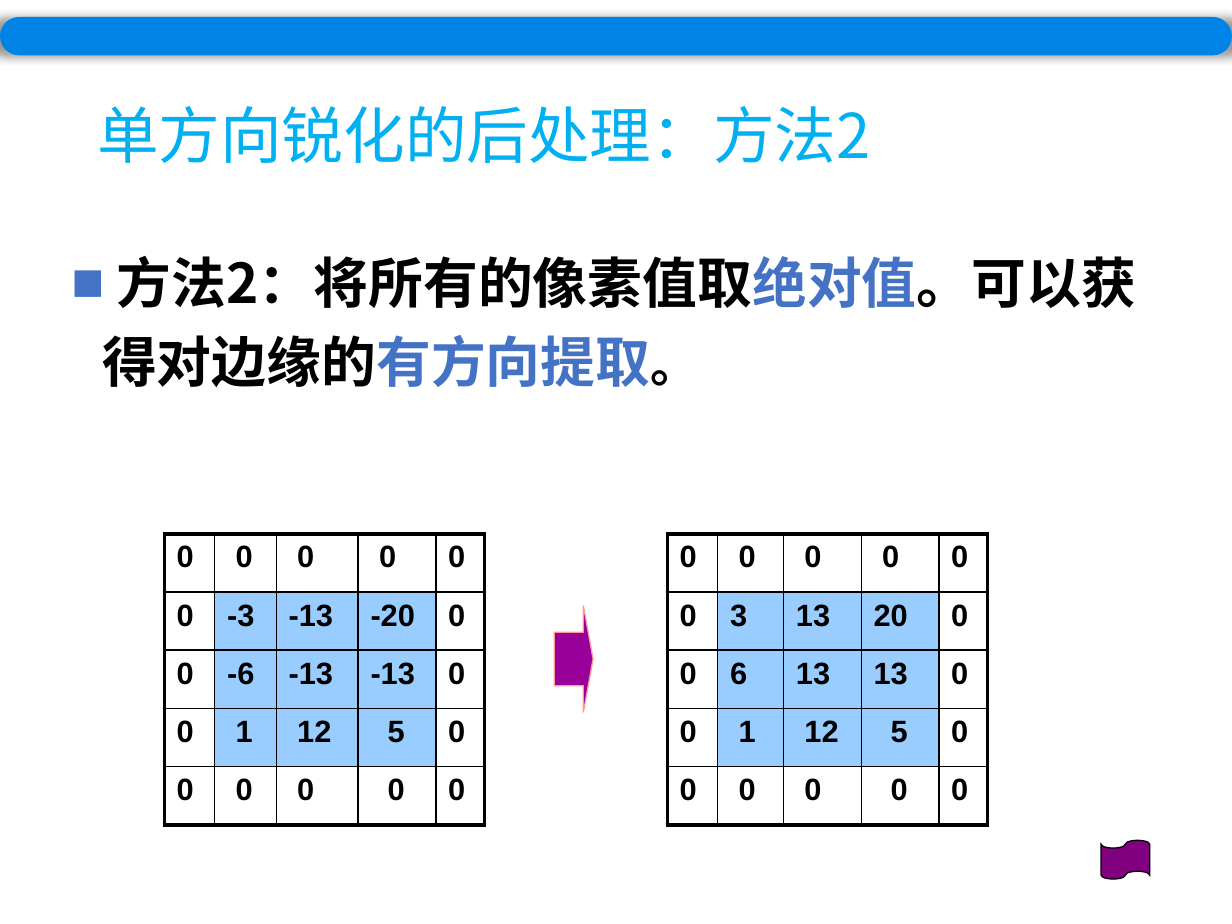
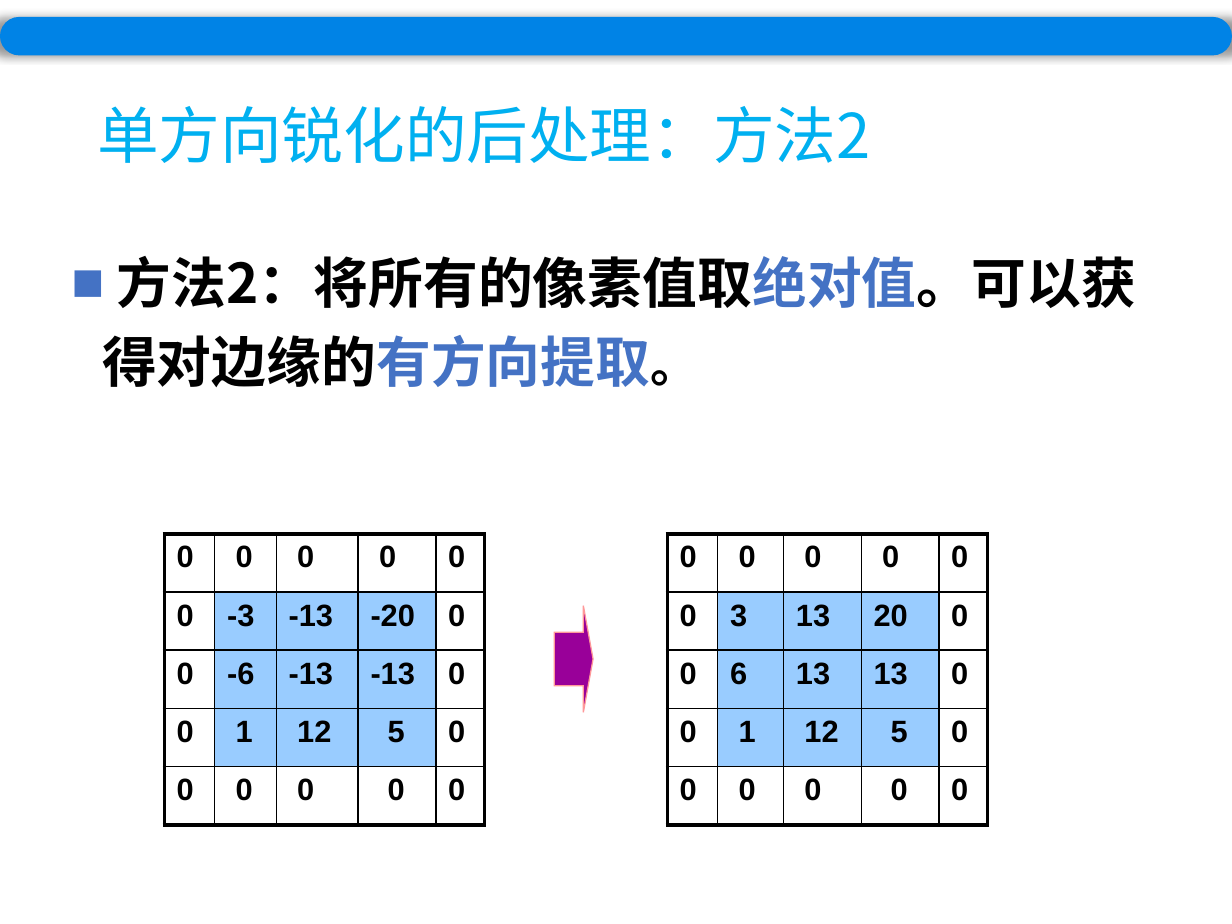
Before and after one commit to wuyirui/wuyirui.github.io, a slide deck: slide 21 of ppt/Chapter5.pptx. Drawn at 1232x924 pixels with LibreOffice and Linux fonts; fonts in the diff are those of the drawing. Boxes give left, top, right and bottom in pixels: in the first picture for what was removed or moved away, otherwise in the second. Text is boxed around its words. In the diff, an @@ line names an element or a change of style, - is before the commit and + after.

```diff
--- a/ppt/Chapter5.pptx
+++ b/ppt/Chapter5.pptx
@@ flow chart punched tape removed at <box>1101,840,1149,878</box> @@
```
Also in this commit, not shown: 5 other slides changed, 3 slides removed, 11 other files.
